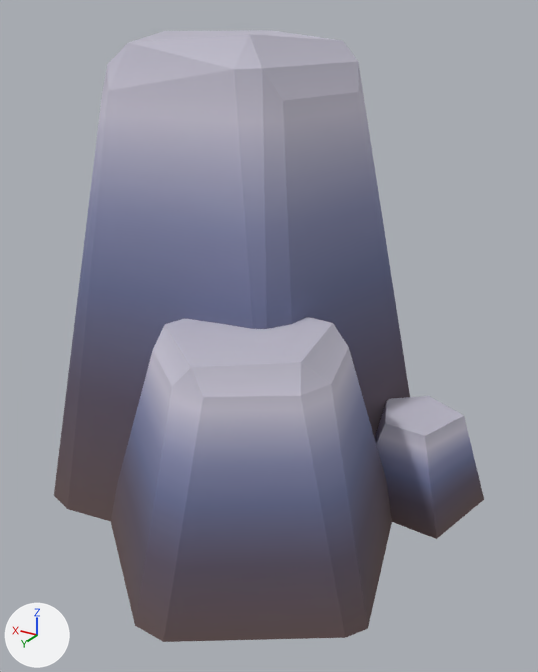
Before and after pictures for a commit that changed the FBX model Assets/AndreyProduction/Meta/block_mountain_1_1.fbx.
Before and after are seen from a 50 mm lens placed at (-1.022, 0.318, 1.548), pointed at (-0.539, -0.487, 1.146). Every picture has the same lights, and +X, +Y and +Z are marked at lower left. The picture after the commit comes second.

Names of what the first picture shows: 'block_mountain_1_1'.
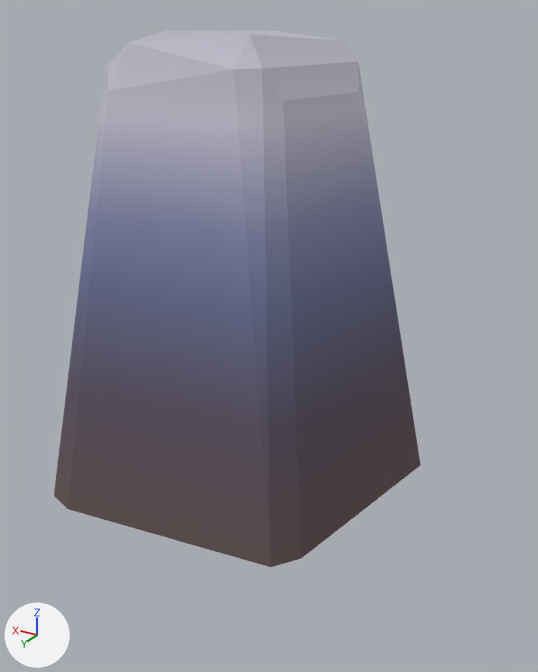
The newer file is also rescaled (x1.101), turned or shifted as a whole; pictures and numbers use the older file's frame.

Boxes [x1, y1, x2, y2] around the edits, measured in the pictures (538 x 672 px):
'block_mountain_1_1', reshaped (15% narrower, 12% shorter)
    before: [54, 30, 484, 642]
    after: [54, 30, 421, 567]
part 1 of me_cube_135, deleted
    before: [111, 317, 392, 642]
part 2 of me_cube_135, deleted
    before: [375, 396, 484, 539]

Edits to the bpy script that builds the scene:
```text
Change me_cube_135:
    used by ob_block_mountain_1_1; location = (0.0, 0.0, 0.0)
    verts and faces of me_cube_135; kept vertices keep their numbers, new ones are numbered from 65
    before: 19 (-0.72, -0.638, 0.915), 55 (-0.644, -0.597, 0.915), 56 (-0.681, -0.576, 1.047), 57 (-0.743, -0.662, 0.915), 58 (-0.728, -0.618, 1.046) at pixel (428, 395)
    before: 59 (-0.829, -0.601, 0.915) at pixel (484, 499), 60 (-0.789, -0.588, 1.046) at pixel (464, 415), 61 (-0.8, -0.481, 0.915) at pixel (436, 538), 62 (-0.763, -0.509, 1.046) at pixel (425, 436), 63 (-0.671, -0.488, 0.915)
    before: 64 (-0.706, -0.511, 1.047) at pixel (385, 423)
    remove me_cube_135.from_pydata(...)  # 65 vertices, 64 faces; spans x -0.829..-0.157, y -0.837..-0.157, z 0.915..1.529
    add me_cube_135.from_pydata(...)  # 30 vertices, 33 faces; spans x -0.72..-0.157, y -0.837..-0.278, z 0.915..1.529
    me_cube_135 part 1: the loose piece of 25 vertices spanning x -0.787..-0.393, y -0.538..-0.157, z 0.915..1.211 is deleted
    me_cube_135 part 2
    add delete_vertices([*range(55, 65)])  # with the faces that use them
```
